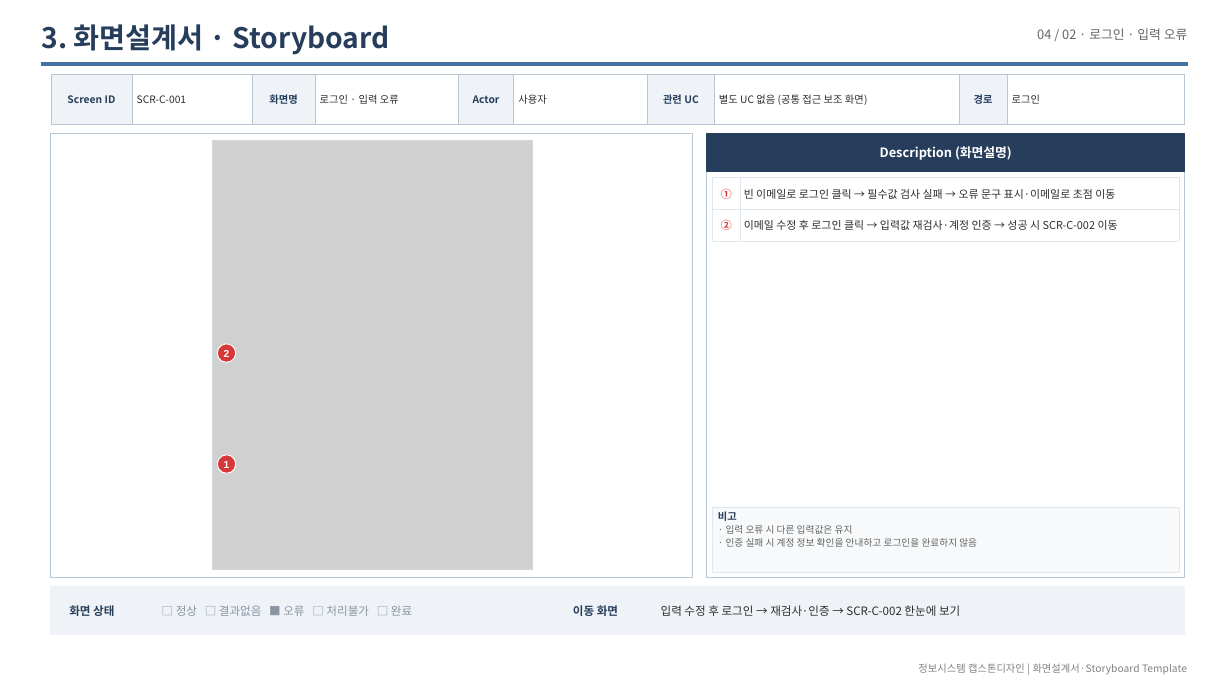
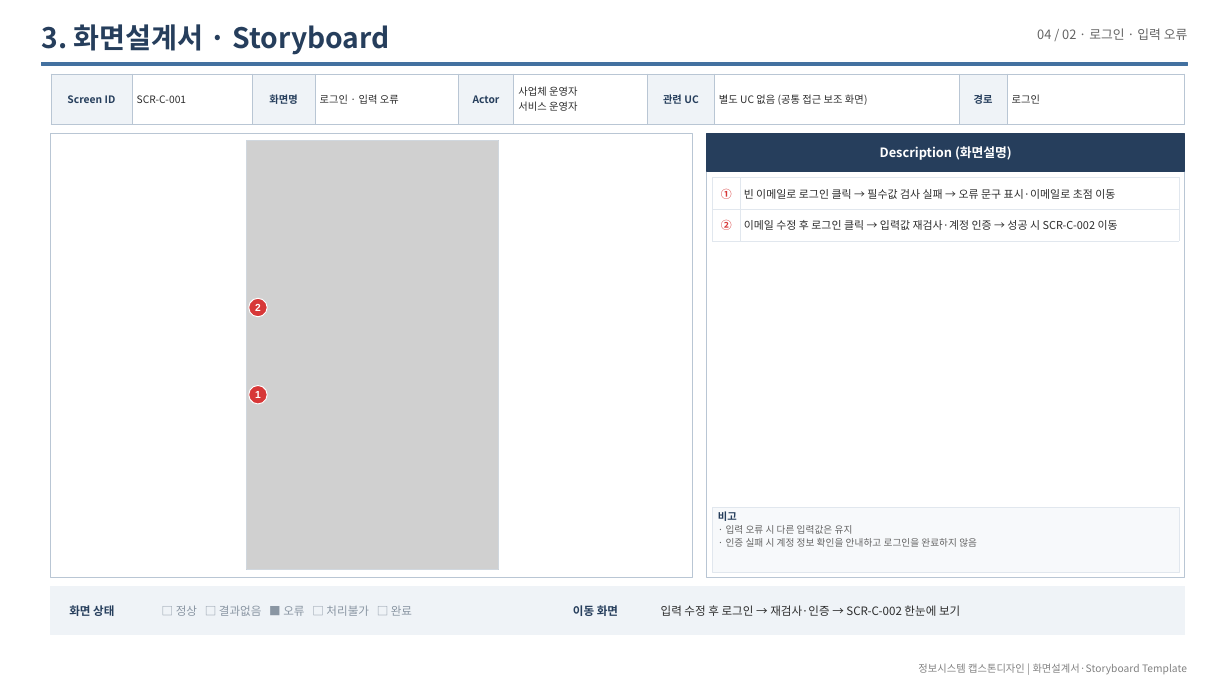
Before and after one commit to LSB-afk/-Information-Systems-Capstone-Design, a slide deck: slide 11 of 00_제출/Red 화면설계서_20260927.pptx. Drawn at 1232x693 pixels with LibreOffice and Linux fonts; fonts in the diff are those of the drawing; grey boxes stand for pictures. Boxes give left, top, right and bottom in pixels: in the first picture for what was removed or moved away, otherwise in the second. Text is boxed around its words. In the diff, an @@ line names an element or a change of style, - is before the commit and + after.

Commit message:
Keep screen specifications aligned with the revised Make flow
Constraint: Preserve the supplied template and use only the two confirmed actors.
Confidence: high
Scope-risk: narrow
Tested: 32 PDF pages; 141 descriptions and markers; 27 capture hashes; unchanged theme, master and layout parts; PPT package, geometry, font and import checks.
Not-tested: Final PowerPoint native rendering; final alignment of the original PROJECT and Use Case Diagram.

```diff
--- a/00_제출/Red 화면설계서_20260927.pptx
+++ b/00_제출/Red 화면설계서_20260927.pptx
@@ table at [51, 74, 1185, 166] @@
-row 1, column 6: 사용자
+row 1, column 6: 사업체 운영자 / 서비스 운영자
@@ rectangle: place and size @@
-rectangle at [213, 140, 532, 569]
+rectangle at [247, 140, 498, 569]
@@ picture: place and size @@
-picture at [213, 140, 532, 569]
+picture at [247, 140, 498, 569]
@@ text "2": place and size @@
-text "2" at [224, 350, 230, 357]
+text "2" at [255, 304, 261, 311]
@@ ellipse: place and size @@
-ellipse at [217, 344, 236, 362]
+ellipse at [249, 299, 267, 317]
@@ text "1": place and size @@
-text "1" at [224, 461, 230, 468]
+text "1" at [255, 391, 261, 398]
@@ ellipse: place and size @@
-ellipse at [217, 455, 236, 473]
+ellipse at [249, 385, 267, 404]
```
Also in this commit, not shown: 28 other slides changed, 2 slides added, 7 other files.
